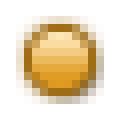
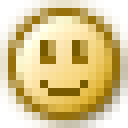
Comparing the layer stacks of the two 128 x 128 images. Changes:
added group "smiley 2" (1st of 2) with 3 layers above "smiley" over [16,16,112,112]
added layer "Слой 1" in group "smiley 2" over [40,40,88,96]
added layer "smiley" (1st of 3, in "smiley 2") in group "smiley 2" over [16,16,112,112]
hid group "smiley" (2nd of 3) (4 layers) over [24,24,104,104]
